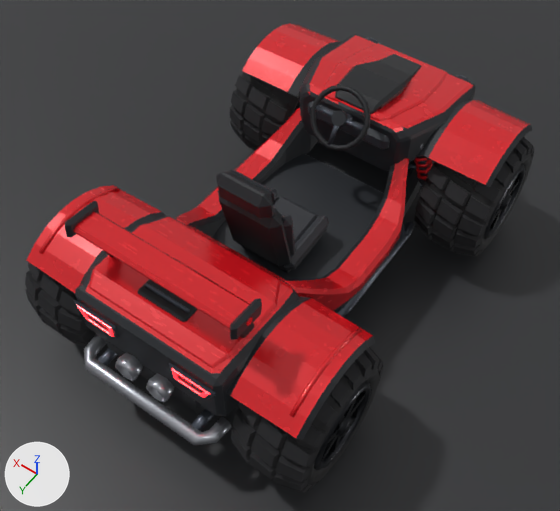
The Blender file offroad-kart/connected-kart/OffroadKart_Connected.blend: old version first, new version second.
Camera for both pictures: a 50 mm lens placed at (-7.03, 10.56, 16.85), pointed at (-0.24, 1.05, 1.91). Arrows for +X, +Y and +Z are at lower left; the lights stay in place. The picture after the commit comes second.

In view in the first picture: 'Cockpit_Floor', 'Front_Hood', 'Left_Integrated_Sidepod', 'Left_Rear_Fender', 'Preview | Carbon Sweep', 'Rear_Red_Deck', 'Rear_TubularGuard', 'Right_Front_Fender', 'Right_Integrated_Sidepod', 'Right_Rear_Fender', 'Spoiler_Red_Airfoil', 'Wheel_FR', 'Wheel_RR' and 44 more.
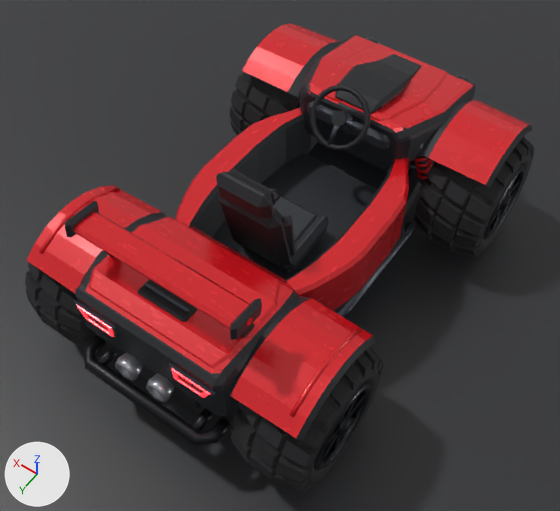
Commit message: Straighten kart side panels and blacken rear bumper

Pixel boxes (x1, y1, x2, y2) of what changed, in the pictures (560 x 511 px):
'Right_Integrated_Sidepod', reshaped, moved
    before: (285, 158, 409, 311)
    after: (286, 158, 409, 312)
'Left_Integrated_Sidepod', reshaped, moved
    before: (175, 107, 317, 237)
    after: (175, 108, 317, 237)
'Rear_TubularGuard', recoloured (darker)
    both: (84, 335, 232, 445)

The edits, one by one:
me_left_integrated_sidepod is used by ob_left_integrated_sidepod; parent ob_offroadkart_root; location (1.735, -0.0075, 2.159).
me_left_integrated_sidepod had 108 vertices, 101 faces and spanned x -0.55..0.62, y -2.67..2.54, z -0.6..1.18.
me_left_integrated_sidepod now has 108 vertices, 101 faces and spans x -0.55..0.62, y -2.67..2.54, z -0.81..0.85.
me_left_integrated_sidepod part 1: 108 of 108 vertices moved; they spanned x -0.55..0.62, y -2.67..2.54, z -0.6..1.18 and now span x -0.55..0.62, y -2.67..2.54, z -0.81..0.85; mean shift (0.0, 0.0, 0.0).
me_right_integrated_sidepod is used by ob_right_integrated_sidepod; parent ob_offroadkart_root; location (-1.735, -0.0075, 2.159).
me_right_integrated_sidepod had 108 vertices, 101 faces and spanned x -0.62..0.55, y -2.67..2.54, z -0.6..1.18.
me_right_integrated_sidepod now has 108 vertices, 101 faces and spans x -0.62..0.55, y -2.67..2.54, z -0.81..0.85.
me_right_integrated_sidepod part 2: 108 of 108 vertices moved; they spanned x -0.62..0.55, y -2.67..2.54, z -0.6..1.18 and now span x -0.62..0.55, y -2.67..2.54, z -0.81..0.85; mean shift (0.0, 0.0, 0.0).
me_rear_tubularguard has 60 vertices, 52 faces and spans x -1.97..1.97, y -0.37..0.44, z -0.16..0.16.
me_rear_tubularguard no longer uses material mat_mat_silver_brushed.
me_rear_tubularguard gains material mat_mat_bullbar_blacksteel (black #1b1c20).
Object 'Left_Integrated_Sidepod' (ob_left_integrated_sidepod) moves from (1.735, -0.0075, 2.159) to (1.735, -0.0075, 2.371).
Object 'Right_Integrated_Sidepod' (ob_right_integrated_sidepod) moves from (-1.735, -0.0075, 2.159) to (-1.735, -0.0075, 2.371).
